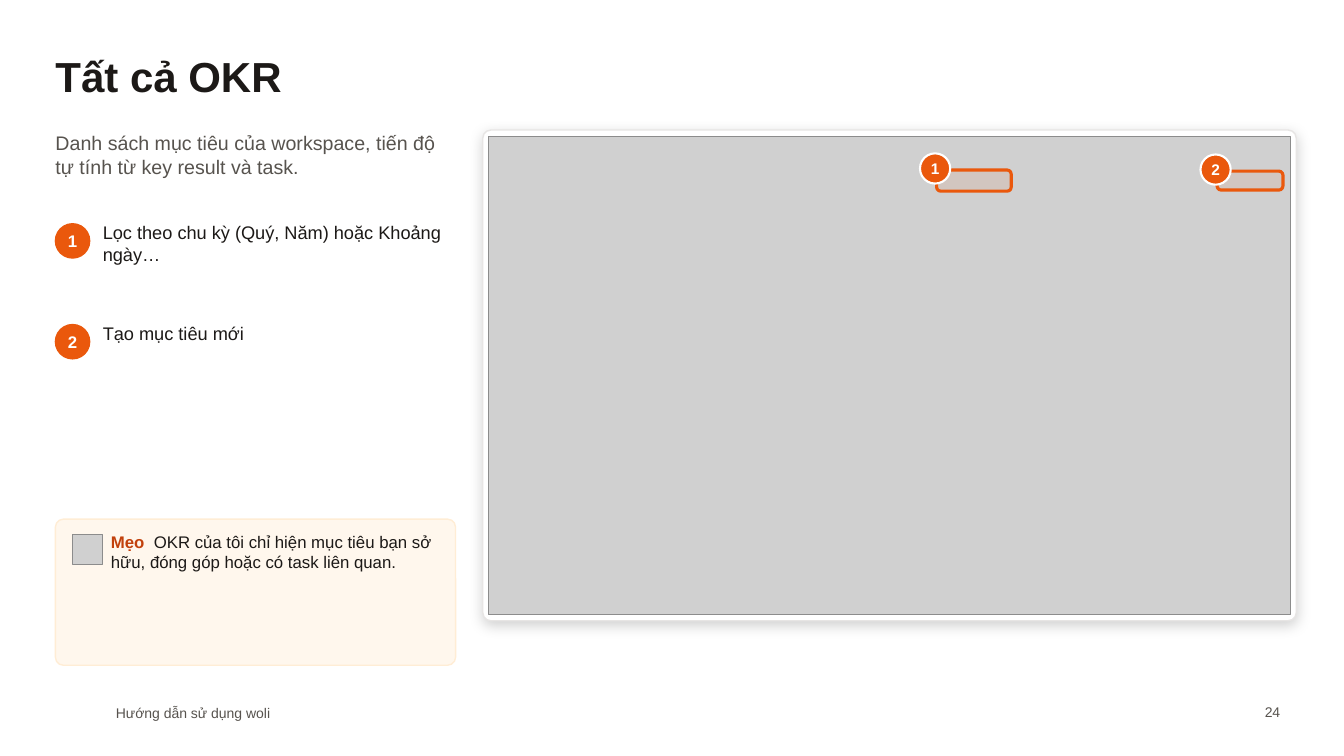
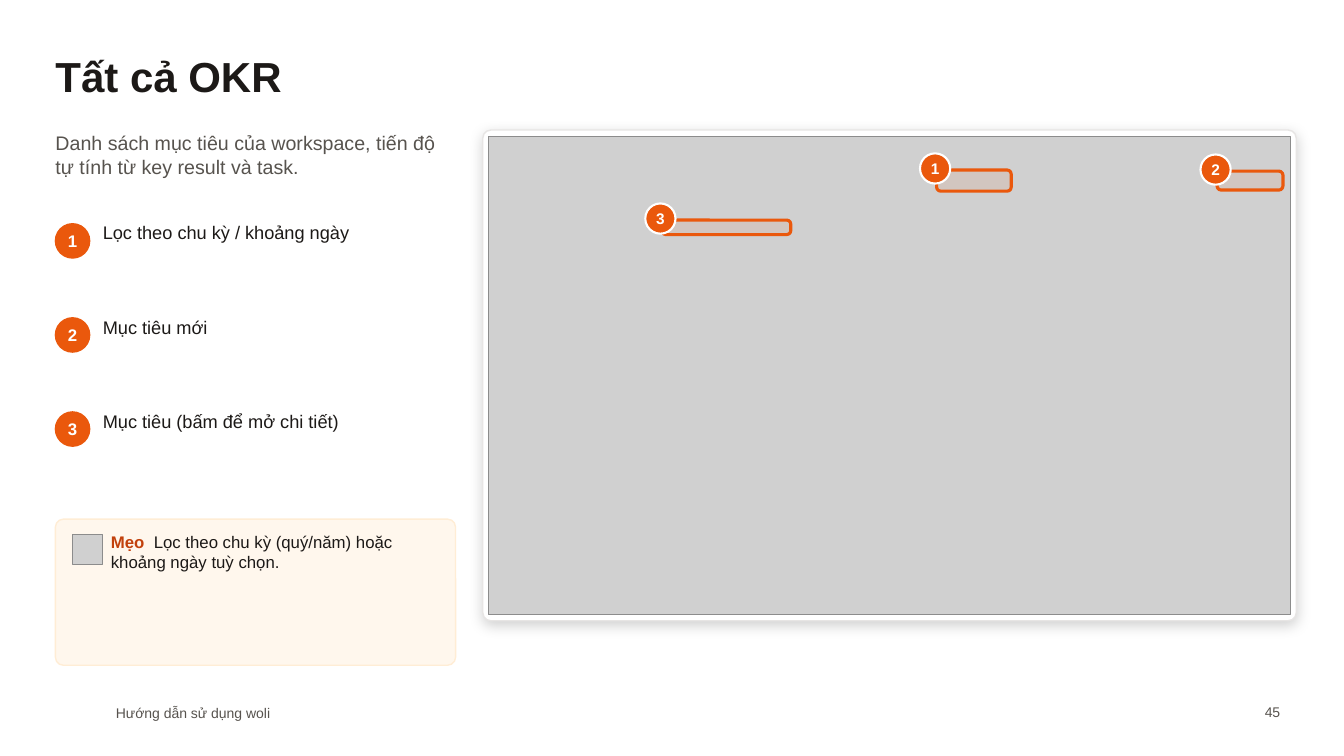
Before and after one commit to diuthihieu/hr-task-managent-CL, a slide deck: slide 45 of docs/woli-Huong-dan-su-dung.pptx (slide 24 before the commit). Drawn at 1344x756 pixels with LibreOffice and Linux fonts; fonts in the diff are those of the drawing; grey boxes stand for pictures; background and template pictures are left out. Boxes give left, top, right and bottom in pixels: in the first picture for what was removed or moved away, otherwise in the second. Text is boxed around its words. In the diff, an @@ line names an element or a change of style, - is before the commit and + after.

```diff
--- a/docs/woli-Huong-dan-su-dung.pptx
+++ b/docs/woli-Huong-dan-su-dung.pptx
@@ ellipse added at [645, 204, 676, 234], fill #EA580C, outline #FFFFFF 1.5 pt @@
@@ text at [103, 225, 349, 243]: text changed @@
-Lọc theo chu kỳ (Quý, Năm) hoặc Khoảng ngày…
+Lọc theo chu kỳ / khoảng ngày
@@ text added at [656, 213, 665, 224], 11 pt, text #FFFFFF, bold @@
+3
@@ rounded rectangle added at [662, 220, 791, 234], fill #EA580C at 8% opacity, outline #EA580C 2.25 pt @@
@@ text "2": place and size @@
-text "2" at [68, 336, 77, 348]
+text "2" at [68, 329, 77, 341]
@@ ellipse: place and size @@
-ellipse at [55, 325, 90, 359]
+ellipse at [55, 318, 90, 352]
@@ text at [103, 320, 207, 337]: text changed @@
-Tạo mục tiêu mới
+Mục tiêu mới
@@ ellipse added at [55, 412, 90, 447], fill #EA580C, outline #EA580C 1 pt @@
@@ text added at [103, 414, 338, 432], 13 pt, text #1C1917 @@
+Mục tiêu (bấm để mở chi tiết)
@@ text added at [68, 423, 77, 435], 12 pt, text #FFFFFF, bold @@
+3
@@ text at [111, 535, 392, 572]: text changed @@
-Mẹo OKR của tôi chỉ hiện mục tiêu bạn sở hữu, đóng góp hoặc có task liên quan.
+Mẹo Lọc theo chu kỳ (quý/năm) hoặc khoảng ngày tuỳ chọn.
@@ page number at [1265, 707, 1281, 717]: text changed @@
-24
+45
```
Also in this commit, not shown: 27 other slides changed, 33 slides added, 3 slides removed.
